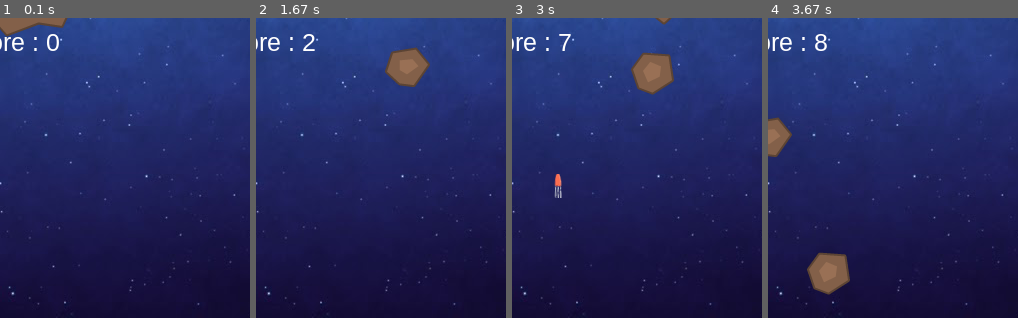
Above: before the commit, frames 1-4 (left to right).
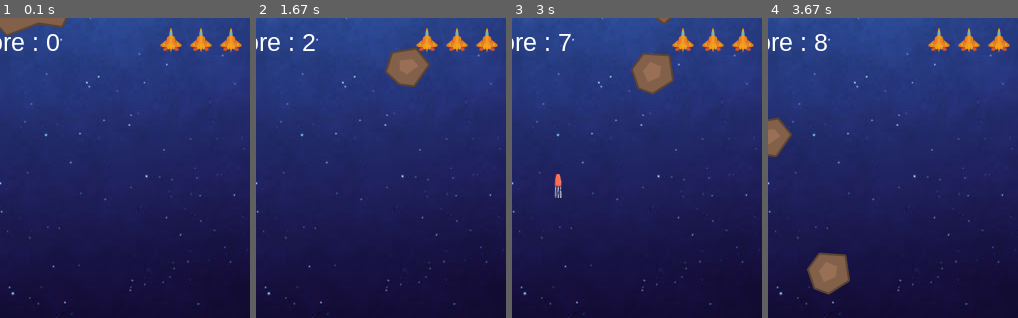
Above: after the commit, the same moments.

Repository: mytran1998/pygame
Game: pygame game, started from _my/game.py
Two runs of this game, one before a commit and one after it. Both use one fixed random seed, a clock stepped at 60 frames per second and the inputs below.
Inputs:
- Up to frame 1 (0.1 s): no input
- Up to frame 2 (1.67 s): tap Space at 0.33, 0.73, 1.03, 1.23, 1.53 s; hold Right 0.67-1.13 s; hold Right 1.17-1.63 s
- Up to frame 3 (3 s): hold Left 1.67-2.2 s; tap Space at 1.73, 2.03, 2.3, 2.6 s; hold Left 2.23-2.63 s
- Up to frame 4 (3.67 s): hold Left from 3.33 s (still down); tap Space at 3.4 s
The pictures show only the part of the screen within x 48-98%, y 0-50%; the shares and areas given below are measured in that part.

The runs differ from the first frame. In frame 1, 1.0% of the frame differs, in the area x 64-97%, y 3-12%; in frame 2, 1.0%; in frame 3, 1.0%; in frame 4, 1.0%.

Commit message:
Cap nhat so mang va power. Man hinh game over

Diff:
--- a/_my/game.py
+++ b/_my/game.py
@@ -13,6 +13,7 @@
 WIDTH = 500
 HEIGHT = 600
 FPS = 60
+LIVES = 3
 BACKGROUND_COLOR = (230, 230, 230)
 clock = pygame.time.Clock()
 # Set vị trí bắt đầu
@@ -43,6 +44,8 @@
         self.aliens = pygame.sprite.Group()
         # Hiệu ứng nổ
         self.explosions = pygame.sprite.Group()
+        # Power
+        self.powers = pygame.sprite.Group()
         # Tính điểm
         self.score = 0
     def run_game(self):
@@ -64,27 +67,36 @@
             # Update Expl
             self.explosions.update()
 
+            # Update Power
+            self.powers.update()
+
             # Kiem tra neu Aline cham vao Bullet
-            game_event.check_coll_bullet_alien(self, self.aliens, self.bullets, self.screen, self.explosions)
+            game_event.check_coll_bullet_alien(self, self.aliens, self.bullets,
+                self.screen, self.explosions, self.powers)
+            # Kiem tra neu Ship cham vao Power
+            game_event.check_coll_ship_power(self.ship, self.powers)
 
             # Kiem tra neu Alien va cham ship
             check = game_event.check_coll_alien_ship( self.ship, self.aliens, self.screen, self.explosions)
             if check:
-                game_event.draw_game_over(self.screen)
+                stop = True
+                game_event.draw_game_over(self.screen, self)
+                pygame.display.flip()
                 pygame.mixer.music.stop()
-                stop = True
                 while stop:
                     clock.tick(FPS)
                     for event in pygame.event.get():
-                        if event.type == pygame.QUIT:
-                            sys.exit()
-                        elif event.type == pygame.KEYDOWN:
-                            self.score = 0
-                            self.ship.shield = 100
-                            pygame.mixer.music.play()
-                            game_event.create_alien(self.screen, self.aliens, 1)
-                            stop = False
+                        if event.type == pygame.KEYDOWN:
+                            if event.key == K_ESCAPE:
+                                sys.exit()
+                            elif event.key == K_SPACE:
+                                stop = False
 
+                self.score = 0
+                self.ship.shield = 100
+                self.ship.lives = LIVES
+                pygame.mixer.music.play()
+                game_event.create_alien(self.screen, self.aliens, 1)
             self.update_game()
 
     def check_event(self):
@@ -110,10 +122,14 @@
         game_event.draw_bullet(self.bullets)
         # Draw list of aliens
         game_event.draw_aline(self.aliens)
+        # Draw list of powers
+        game_event.draw_power(self.powers)
         # Hien thi diem
         game_event.draw_score(self.screen, 'Score : {}'.format(str(self.score)), 25, WIDTH/2, 10)
         #Hien thi % mau
         game_event.draw_shield(5, 5, self.screen, self.ship.shield)
+        # Số mạng
+        game_event.draw_ship_mini(self.screen, WIDTH - 100, 10, self.ship.lives)
         # Make the most recently drawn screen visible.
         pygame.display.flip()
 
--- a/_my/game_event.py
+++ b/_my/game_event.py
@@ -4,6 +4,8 @@
 from alien import Alien
 from explosions import Explosion
 from game import Game
+from ship_mini import ShipMini
+from power import Power
 import random
 from os import path
 import sys
@@ -25,6 +27,8 @@
 for s in ['expl1.wav', 'expl2.wav']:
 	coll_sound.append(pygame.mixer.Sound(path.join(music_dir, s)))
 
+BULLET_1 = 30
+BULLET_2 = 60
 
 def event_keydown(event, game ,ship, screen, bullets):
     if event.key == pygame.K_RIGHT:
@@ -46,9 +50,9 @@
 def create_bullet(screen, game, ship, bullets):
 	# Tạo mới viên đạn và thêm vào group bullets
     bullet = Bullet(screen, ship, 0)
-    if game.score >= 30 and game.score <= 60:
+    if game.score >= BULLET_1 and game.score <= BULLET_2:
         bullet = Bullet(screen, ship, 1)
-    elif game.score > 60:
+    elif game.score > BULLET_2:
         bullet = Bullet(screen, ship, 2)
     bullets.add(bullet)
     shoot_sound.play()
@@ -80,8 +84,12 @@
 		expl.blitme()
 		explosions.remove(expl)
 
+def draw_power(powers):
+	for pow in powers:
+		pow.blitme()
+
 # Kiểm tra va chạm giữa alien và bullet
-def check_coll_bullet_alien(game, aliens, bullets, screen, explosions):
+def check_coll_bullet_alien(game, aliens, bullets, screen, explosions, powers):
 	collisions = pygame.sprite.groupcollide(aliens, bullets, True, True)
 	for collision in collisions:
 		# Tăng điểm
@@ -91,9 +99,13 @@
 		# Hiệu ứng nổ
 		expl = Explosion(collision.rect.center, screen, random.randint(0,2))
 		explosions.add(expl)
+		# Power
+		if random.random() > 0.9:
+			pow = Power(collision.rect.center, screen)
+			powers.add(pow)
 		# Nhạc
-		random.choice(coll_sound).play()
-
+		else:
+			random.choice(coll_sound).play()
 
 # Kiểm tra va chạm giữa alien và ship
 def check_coll_alien_ship(ship, aliens, screen, explosions):
@@ -105,9 +117,23 @@
 		explosions.add(expl)
 		coll_sound[1].play()
 		if ship.shield <= 0:
-			return True
-		else:
-			return False
+			ship.hide()
+			ship.lives -= 1
+			ship.shield = 100
+
+	if ship.lives == 0:
+		return True
+	else:
+		return False
+
+# Kiểm tra va chạm giữa ship và power
+def check_coll_ship_power(ship, powers):
+	colls = pygame.sprite.spritecollide(ship, powers, True)
+	for coll in colls:
+		# Thêm 20 máu
+		ship.shield += 20
+		if ship.shield >= 100:
+			ship.shield = 100
 
 
 # Phần hiển thị điểm
@@ -119,9 +145,11 @@
 	screen.blit(text_surface, text_rect)
 
 # Hiển thị màn hình kết thúc
-def draw_game_over(screen):
-	draw_score(screen, "Ban da thua!", 25, screen.get_width() / 2, screen.get_height() / 2)
-	draw_score(screen, "Nhan phim bat ki de choi lai ...", 25, screen.get_width()/2, screen.get_height()/2 + 40)
+def draw_game_over(screen, game):
+	draw_score(screen, "BAN DA THUA", 65, screen.get_width() / 2, screen.get_height() / 4)
+	draw_score(screen, "ĐIEM CUA BAN LA : {}".format(str(game.score)), 25, screen.get_width() / 2, screen.get_height() / 2)
+	draw_score(screen, "NHAN PHIM SPACE DE CHOI LAI!!!", 25, screen.get_width()/2, screen.get_height()/2 + 100)
+	draw_score(screen, "NHAN PHIM ESC DE THOAT TRO CHOI!!!", 25, screen.get_width()/2, screen.get_height()/2 + 140)
 	pygame.display.flip()
 
 # Hiển thị % mạng
@@ -136,3 +164,9 @@
 	else:
 		pygame.draw.rect(screen, RED, fill_rect)
 	pygame.draw.rect(screen, WHITE, outline_rect, 2)
+
+
+def draw_ship_mini(screen, x, y, lives):
+	for i in range(lives):
+		ship_mini = ShipMini(screen, x, y, i)
+		ship_mini.blitme()
--- /dev/null
+++ b/_my/power.py
@@ -0,0 +1,23 @@
+import pygame
+from pygame.sprite import Sprite
+
+
+class Power(Sprite):
+    def __init__(self, center, screen):
+        super(Power, self).__init__()
+        self.screen = screen
+        self.image = pygame.image.load('images/heart.png')
+        self.rect = self.image.get_rect()
+        #self.rect = pygame.Rect(0, 0, 5, 30)
+        self.rect.center = center
+
+        self.speed_y = 2
+
+    def blitme(self):
+        #pygame.draw.rect(self.screen, self.color, self.rect)
+        self.screen.blit(self.image, self.rect)
+
+    def update(self):
+        self.rect.y += self.speed_y
+        if self.rect.top > 600:
+            self.kill()
--- a/_my/ship.py
+++ b/_my/ship.py
@@ -1,4 +1,7 @@
 import pygame
+
+LIVES = 3
+
 class Ship:
     """ A class to manage the ship """
     def __init__(self, screen):
@@ -19,12 +22,19 @@
         self.moving_left = False
 
         self.shield = 100
+        self.lives = LIVES
+        self.hidden = False
+        self.hide_timer = pygame.time.get_ticks()
 
     def blitme(self):
         """ Draw the ship at its current location """
         self.screen.blit(self.image, self.rect)
 
     def update(self):
+        if self.hidden and pygame.time.get_ticks() - self.hide_timer > 1000:
+            self.hidden = False
+            self.rect.centerx = self.screen_rect.centerx
+            self.rect.bottom = self.screen_rect.bottom
         """ Update the ship's position based on direction."""
         if self.moving_right:
             self.rect.centerx += 5
@@ -35,3 +45,9 @@
             self.rect.left = 0
         if self.rect.right > self.screen_rect.right:
             self.rect.right = self.screen_rect.right
+
+    def hide(self):
+        self.hidden = True
+        self.hide_timer = pygame.time.get_ticks()
+        self.rect.centerx = self.screen_rect.centerx
+        self.rect.bottom = self.screen_rect.bottom + 200
--- /dev/null
+++ b/_my/ship_mini.py
@@ -0,0 +1,11 @@
+import pygame
+
+class ShipMini:
+	def __init__(self, screen, x, y, quantity):
+		self.screen = screen
+		self.image = pygame.image.load('images/ship-mini.png')
+		self.rect = self.image.get_rect()
+		self.rect.x = x + 30 * quantity
+		self.rect.y = y
+	def blitme(self):
+		self.screen.blit(self.image, self.rect)
Binary file added: _my/images/heart.png
Binary file added: _my/images/ship-mini.png
